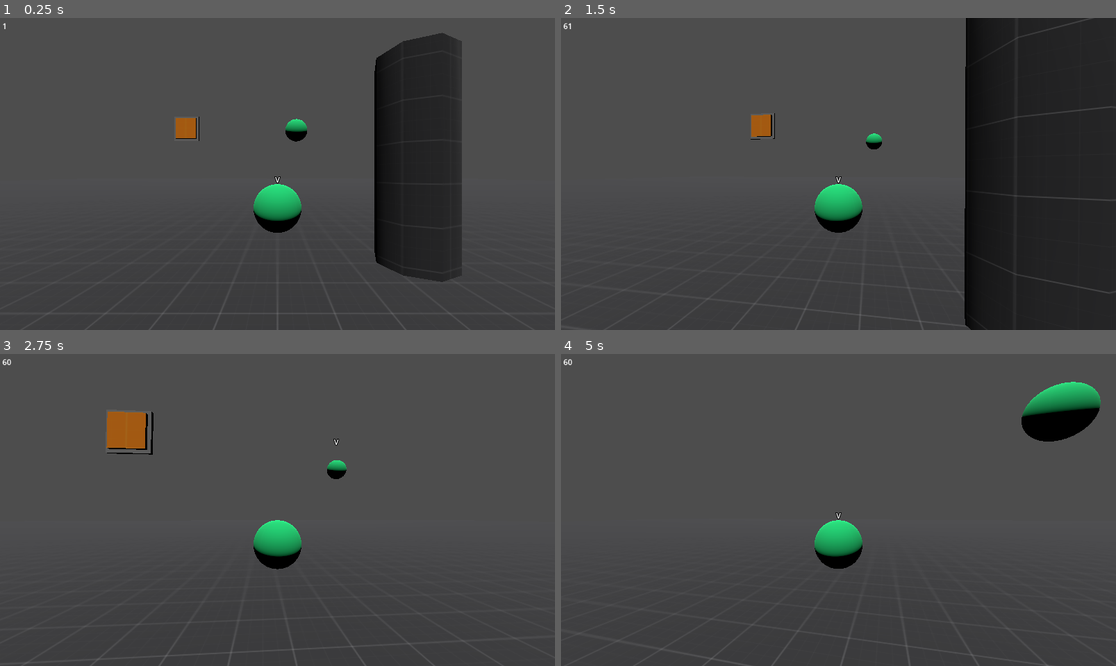
Above: before the commit, frames 1-4 (two rows, left to right).
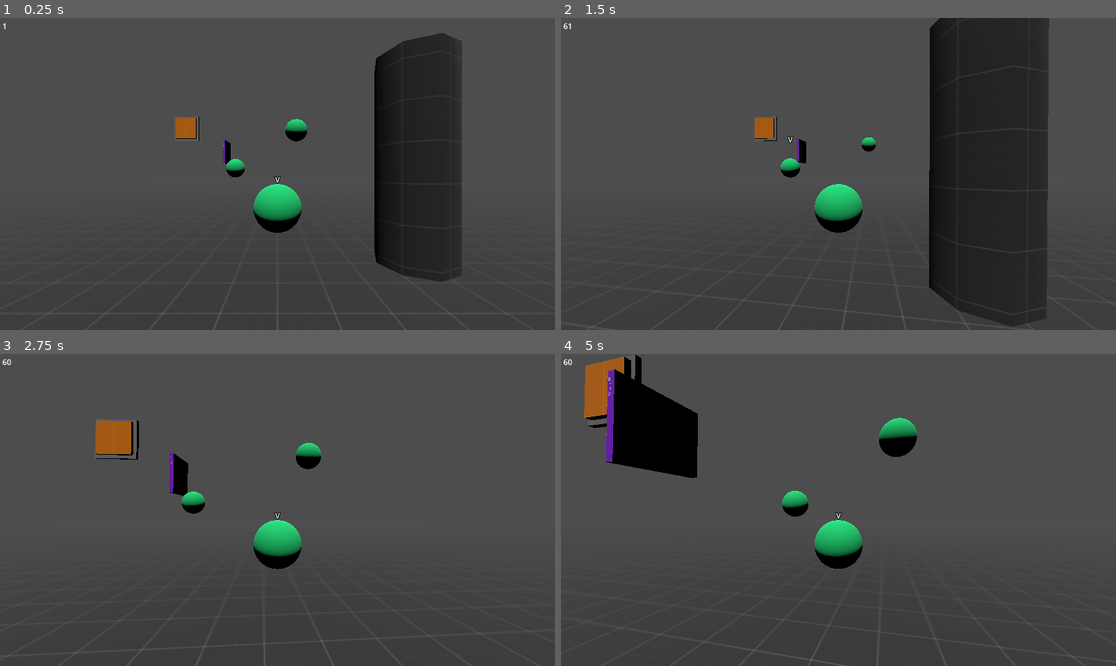
Above: after the commit, the same moments.

Repository: Norodix/Hydradynamic
Game: Godot game, scene res://world.tscn
The game is run twice, just before and just after one commit, with the same random seed, the same clock (stepped at 60 frames per second) and the same inputs.
Inputs (mouse positions are in pixels of both pictures, inside the frame that each line leads up to):
- Up to frame 1 (0.25 s): no input
- Up to frame 2 (1.5 s): tap Enter (ui_accept) at 0.5, 0.77 s; move the mouse to (866, 174) at 0.52 s; hold W (Forward) from 0.53 s (still down); tap Space (control_next) at 0.6, 1.35 s; move the mouse to (810, 174) at 1.27 s
- Up to frame 3 (2.75 s): keep holding W (Forward); tap Enter (ui_accept) at 1.52 s; move the mouse to (288, 503) at 2.02 s; tap Space (control_next) at 2.1 s
- Up to frame 4 (5 s): keep holding W (Forward); move the mouse to (832, 516) at 2.77 s; tap Space (control_next) at 2.85, 3.6, 4.35 s; tap Enter (ui_accept) at 3.02, 3.77, 4.52 s; move the mouse to (877, 513) at 3.52 s; move the mouse to (794, 506) at 4.27 s

The runs differ from the first frame. In frame 1, 0.2% of the frame differs, in the area x 40-45%, y 39-52%; in frame 2, 19%, in the area x 5-100%, y 0-100%; in frame 3, 2.1%; in frame 4, 8.3%.

Commit message:
Add working head cutter

Diff:
--- /dev/null
+++ b/globals.gd
@@ -0,0 +1,12 @@
+extends Node
+
+
+var player = null
+
+enum layers {
+	environment = 0,
+	body = 1,
+	head = 2,
+	button = 3,
+	cut = 4,
+}
--- a/hydra.gd
+++ b/hydra.gd
@@ -19,6 +19,8 @@
 
 
 func _ready():
+	Globals.player = self
+	add_head()
 	add_head()
 
 
@@ -31,24 +33,28 @@
 
 
 func check_head_trigger():
-	print("Trigger head cut check")
 	# Copy controllable list to loop over only the existing heads
 	var headlist = [] + controllable_list
-	print(headlist)
 	for head in headlist:
 		if head != self:
 			check_head(head)
 
 
-
 func check_head(head : RigidBody3D):
 	# intersect ray to check if cutter hits it
 	# only enable cutter collision for this moment
-	var is_cut = true
+	var ss = get_world_3d().direct_space_state
+	var query = PhysicsRayQueryParameters3D.create(head.global_position,
+													neck_root.global_position,
+													1<<Globals.layers.cut,
+													[self, head])
+	query.collide_with_areas = true
+	query.hit_from_inside = true
+	var ray = ss.intersect_ray(query)
 
-	if is_cut:
+	if not ray.is_empty():
 		remove_head(head)
-		await get_tree().process_frame
+		await get_tree().create_timer(1.5).timeout
 		add_head()
 		add_head()
 	pass
@@ -70,6 +76,7 @@
 
 
 func _physics_process(delta):
+	check_head_trigger()
 	# Pull back heads when too far
 	for head in controllable_list:
 		var d =  neck_root.global_position - head.global_position
--- a/project.godot
+++ b/project.godot
@@ -14,6 +14,10 @@
 run/main_scene="res://world.tscn"
 config/features=PackedStringArray("4.0", "Forward Plus")
 config/icon="res://icon.svg"
+
+[autoload]
+
+Globals="*res://globals.gd"
 
 [editor_plugins]
 
--- a/world.tscn
+++ b/world.tscn
@@ -1,8 +1,9 @@
-[gd_scene load_steps=7 format=3 uid="uid://rjua5uenesa"]
+[gd_scene load_steps=12 format=3 uid="uid://rjua5uenesa"]
 
 [ext_resource type="Texture2D" uid="uid://bkyxeyiy7jsyp" path="res://PNG/Dark/texture_01.png" id="1_cgb1k"]
 [ext_resource type="PackedScene" uid="uid://ctrb27cg72b6g" path="res://hydra.tscn" id="2_8nqyj"]
 [ext_resource type="PackedScene" uid="uid://ckwksmr4pnin8" path="res://Button.tscn" id="3_rpdyj"]
+[ext_resource type="Texture2D" uid="uid://d2idl5s26hxap" path="res://PNG/Purple/texture_01.png" id="4_0jogx"]
 
 [sub_resource type="StandardMaterial3D" id="StandardMaterial3D_vvvsb"]
 albedo_texture = ExtResource("1_cgb1k")
@@ -17,6 +18,27 @@
 func _process(delta):
 	self.text = str(Engine.get_frames_per_second())
 "
+
+[sub_resource type="GDScript" id="GDScript_cs4la"]
+script/source = "extends StaticBody3D
+
+
+func cut():
+	#print(\"Activate cut\")
+	$CollisionShape3D.set_deferred(\"disabled\", false)
+	await get_tree().create_timer(0.1).timeout
+	$CollisionShape3D.set_deferred(\"disabled\", true)
+"
+
+[sub_resource type="BoxShape3D" id="BoxShape3D_vnrca"]
+size = Vector3(0.1, 1, 1)
+
+[sub_resource type="StandardMaterial3D" id="StandardMaterial3D_jvqd6"]
+albedo_texture = ExtResource("4_0jogx")
+
+[sub_resource type="BoxMesh" id="BoxMesh_v64ln"]
+material = SubResource("StandardMaterial3D_jvqd6")
+size = Vector3(0.1, 1, 1)
 
 [node name="World" type="Node3D"]
 
@@ -53,4 +75,17 @@
 transform = Transform3D(1, 0, 0, 0, -4.37114e-08, -1, 0, 1, -4.37114e-08, -4.46953, 3.44296, -5.77422)
 shots = -1
 
-[connection signal="push" from="Button" to="Hydra" method="check_head_trigger"]
+[node name="CutterBox" type="StaticBody3D" parent="."]
+transform = Transform3D(1, 0, 0, 0, 1, 0, 0, 0, 1, -2.32083, 2.18864, -5.05755)
+collision_layer = 16
+collision_mask = 0
+script = SubResource("GDScript_cs4la")
+
+[node name="CollisionShape3D" type="CollisionShape3D" parent="CutterBox"]
+shape = SubResource("BoxShape3D_vnrca")
+disabled = true
+
+[node name="MeshInstance3D" type="MeshInstance3D" parent="CutterBox"]
+mesh = SubResource("BoxMesh_v64ln")
+
+[connection signal="push" from="Button" to="CutterBox" method="cut"]
